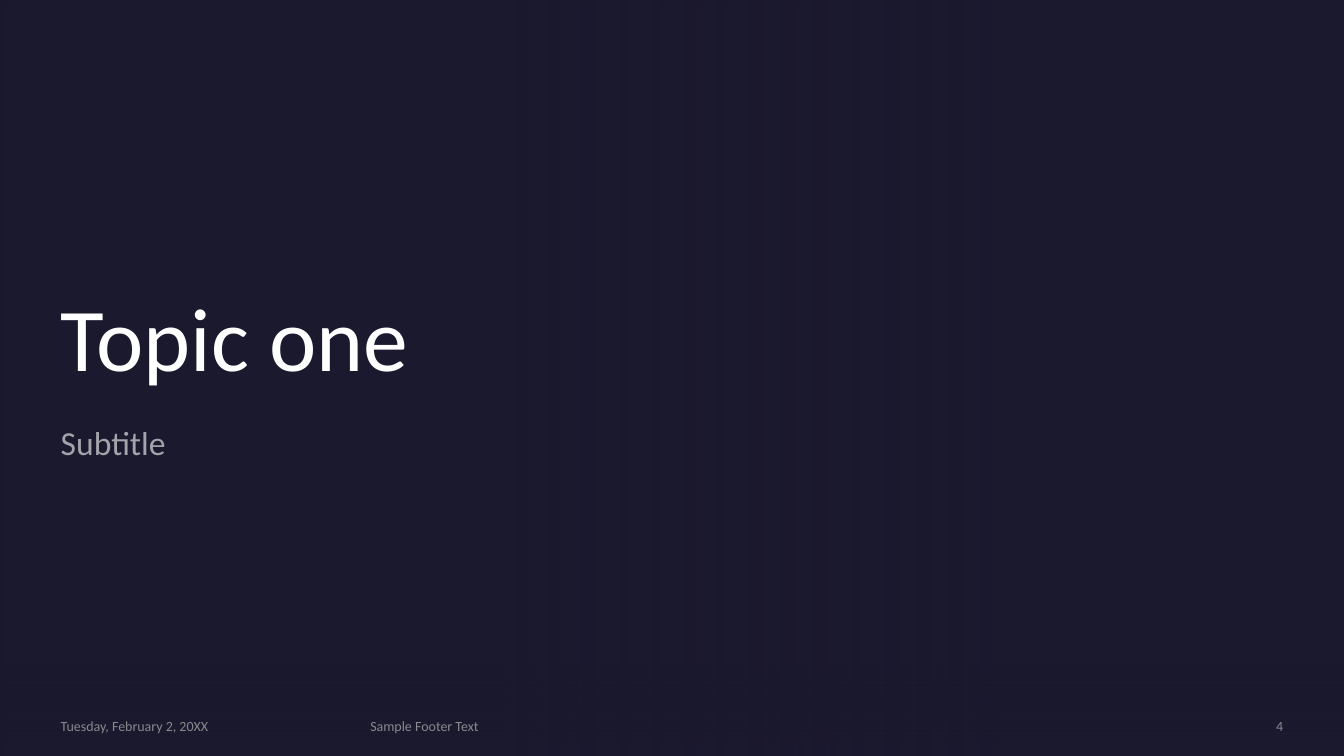
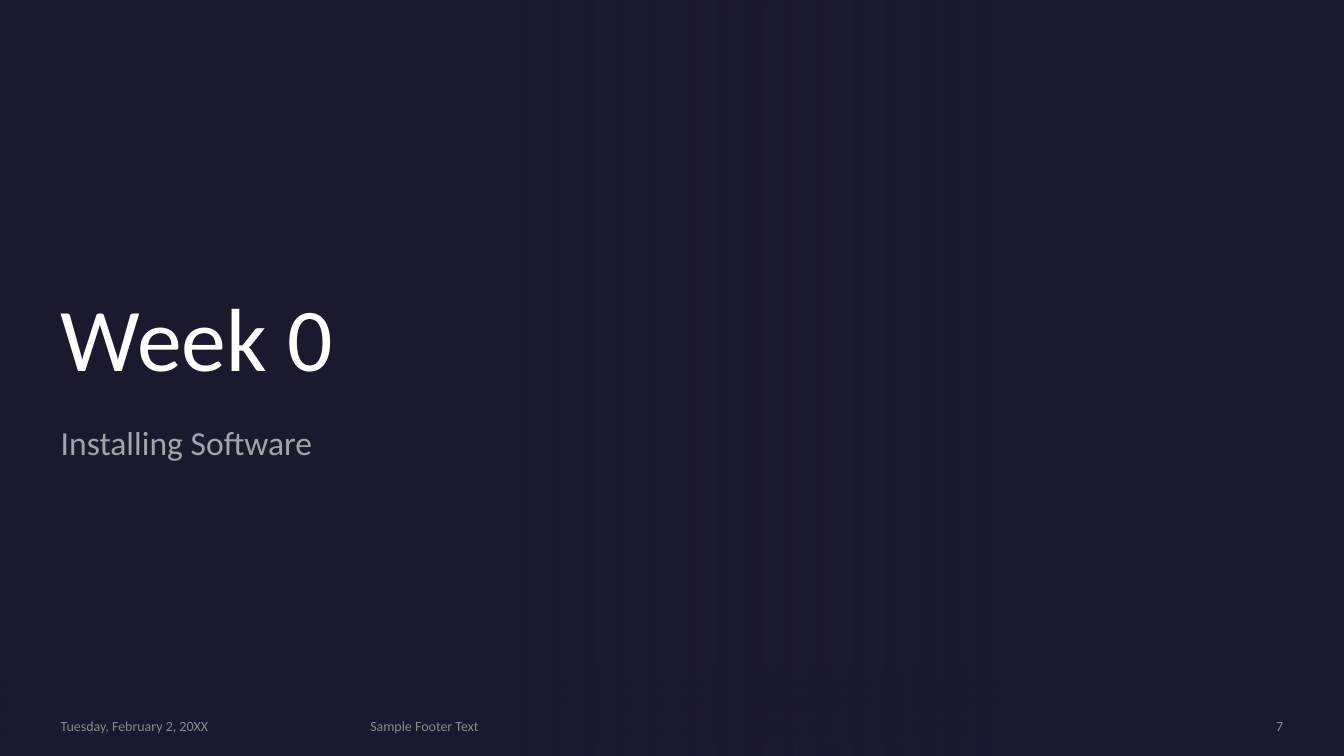
Before and after one commit to MonashDeepNeuron/HPP, a slide deck: slide 7 of content/week0/slides/week0.pptx (slide 4 before the commit). Drawn at 1344x756 pixels with LibreOffice and Linux fonts; fonts in the diff are those of the drawing; background and template pictures are left out. Boxes give left, top, right and bottom in pixels: in the first picture for what was removed or moved away, otherwise in the second. Text is boxed around its words. In the diff, an @@ line names an element or a change of style, - is before the commit and + after.

Commit message:
Started putting in week 0 content for software installation

```diff
--- a/content/week0/slides/week0.pptx
+++ b/content/week0/slides/week0.pptx
@@ title at [61, 308, 332, 372]: text changed @@
-Topic one
+Week 0
@@ subtitle at [61, 432, 313, 461]: text changed @@
-Subtitle
+Installing Software
@@ page number at [1276, 722, 1283, 731]: text changed @@
-4
+7
```
Also in this commit, not shown: 3 other slides changed, 9 slides added, 1 slide removed, 2 other files.
